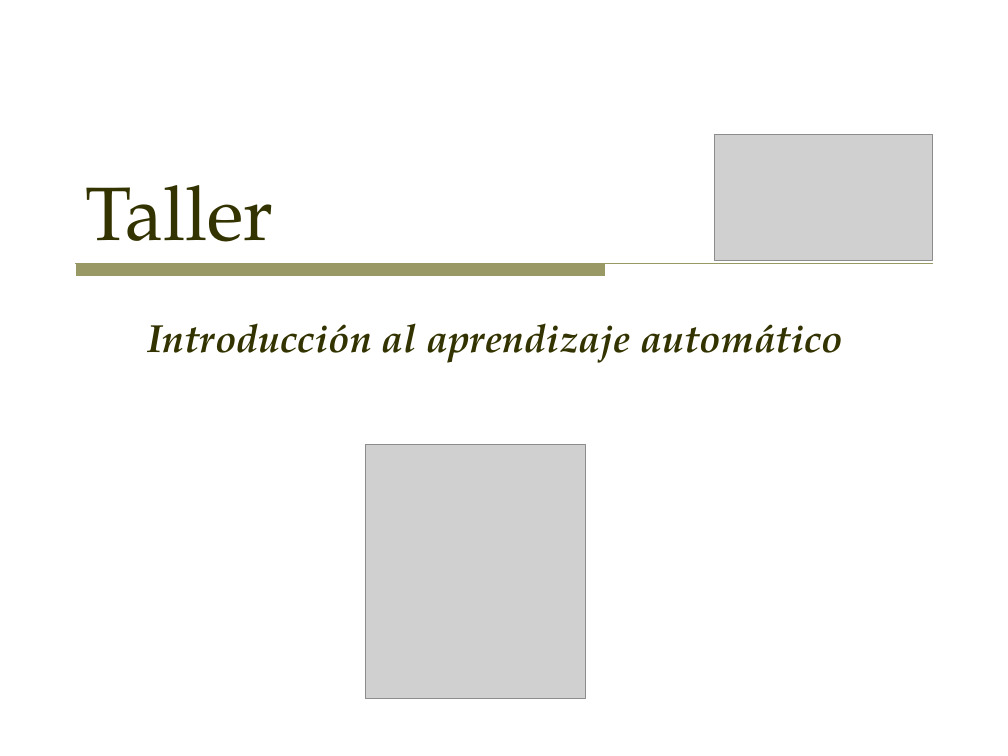
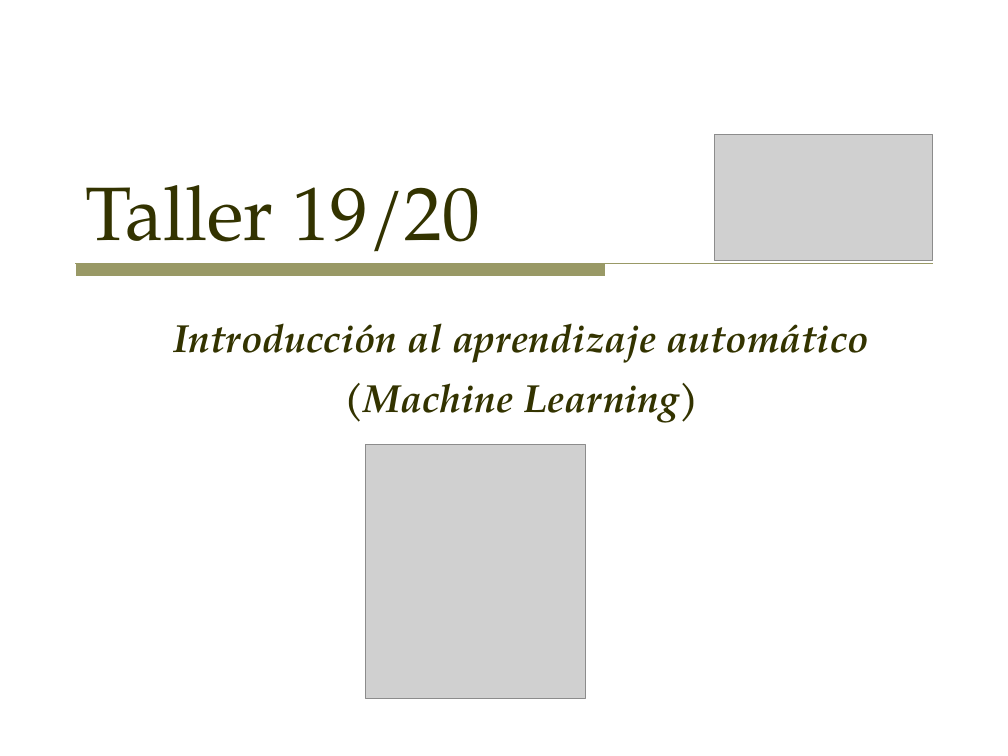
Before and after one commit to sergarb1/TallerAprendizajeAutomaticoPython, a slide deck: slide 1 of Taller - Introduccion al aprendizaje automatico (Supervisado y no supervisado).odp. Drawn at 1008x756 pixels with LibreOffice and Linux fonts; fonts in the diff are those of the drawing; grey boxes stand for pictures. Boxes give left, top, right and bottom in pixels: in the first picture for what was removed or moved away, otherwise in the second. Text is boxed around its words. In the diff, an @@ line names an element or a change of style, - is before the commit and + after.

```diff
--- a/Taller - Introduccion al aprendizaje automatico (Supervisado y no supervisado).odp
+++ b/Taller - Introduccion al aprendizaje automatico (Supervisado y no supervisado).odp
@@ title at [86,185,481,267]: text changed @@
-Taller
+Taller 19/20
@@ subtitle at [174,323,869,363]: alignment left to centre @@
@@ subtitle at [344,383,698,423]: paragraph added @@
+  (Machine Learning)
```
Also in this commit, not shown: 19 other slides changed, 16 slides added, 1 other file.
